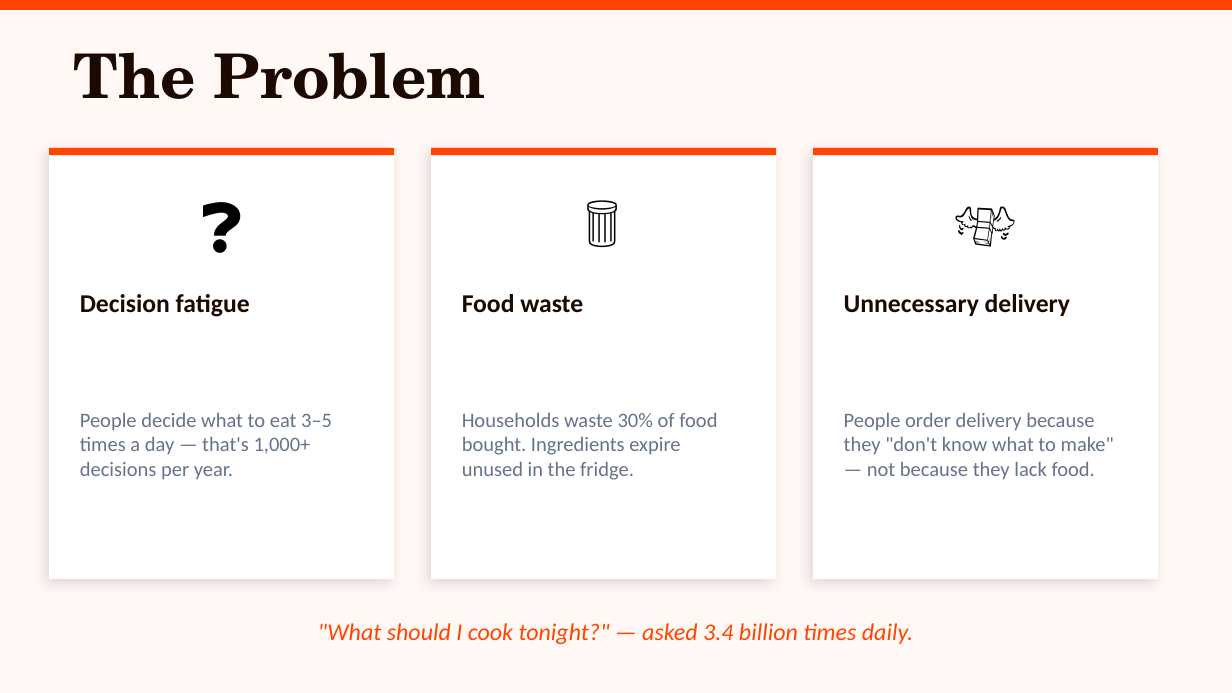
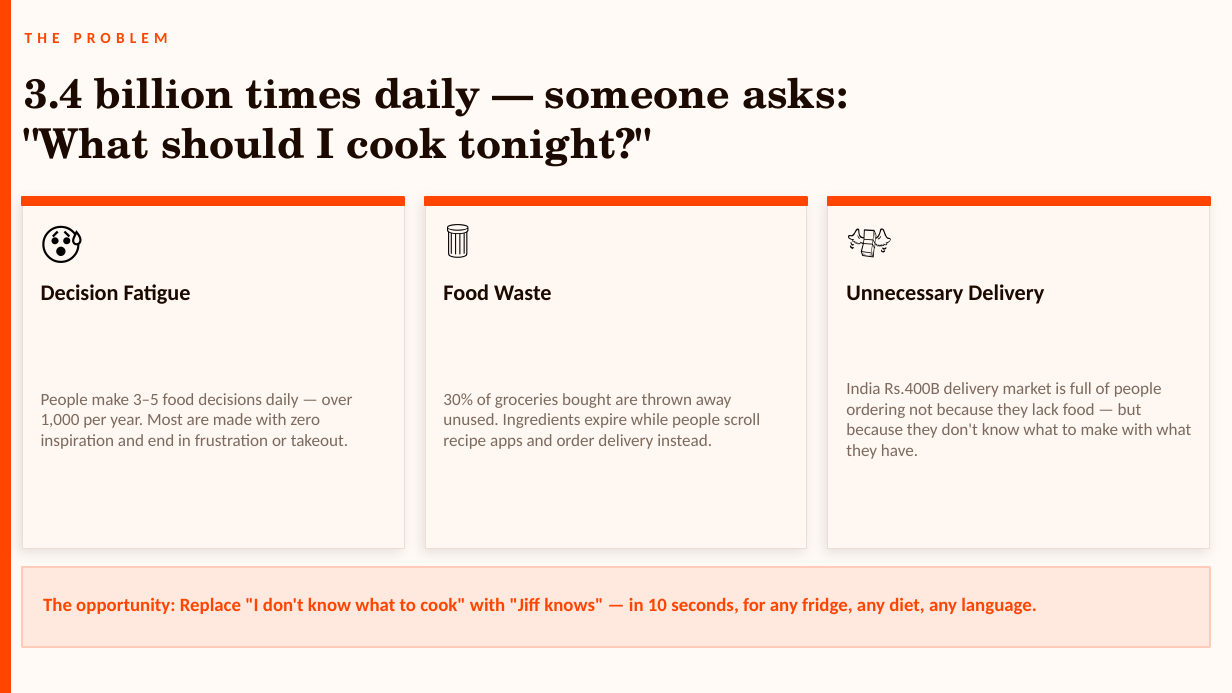
Before and after one commit to sridarant/fridgemind, a slide deck: slide 2 of INVESTOR_DECK.pptx. Drawn at 1232x693 pixels with LibreOffice and Linux fonts; fonts in the diff are those of the drawing. Boxes give left, top, right and bottom in pixels: in the first picture for what was removed or moved away, otherwise in the second. Text is boxed around its words. In the diff, an @@ line names an element or a change of style, - is before the commit and + after.

```diff
--- a/INVESTOR_DECK.pptx
+++ b/INVESTOR_DECK.pptx
@@ background #FFF8F5 to #FFFFFF @@
@@ rectangle: place and size @@
-rectangle at (0, 0, 1232, 10)
+rectangle at (0, 0, 1232, 692)
@@ rectangle at (0, 0, 1232, 692): fill #FF4500 to #FFFAF5; outline none to #FFFAF5 1 pt @@
@@ rectangle added at (0, 0, 10, 692), fill #FF4500, outline #FF4500 1 pt @@
@@ text at (25, 33, 168, 43): text changed; size 36 to 9 pt; font TeX Gyre Schola to Calibri; text colour #1C0A00 to #FF4500 @@
-The Problem
+THE PROBLEM
@@ text added at (25, 77, 847, 167), 24 pt, text #1C0A00, bold @@
+3.4 billion times daily — someone asks:
+"What should I cook tonight?"
@@ text removed at (49, 172, 394, 271) @@
-❓
@@ rectangle: place and size @@
-rectangle at (49, 148, 394, 579)
+rectangle at (22, 197, 404, 548)
@@ rectangle: place and size @@
-rectangle at (49, 148, 394, 155)
+rectangle at (22, 197, 404, 206)
@@ text added at (41, 209, 102, 271), 26 pt, text #000000 @@
+😰
@@ rectangle: place and size @@
-rectangle at (431, 148, 776, 579)
+rectangle at (425, 197, 807, 548)
@@ rectangle: place and size @@
-rectangle at (431, 148, 776, 155)
+rectangle at (425, 197, 807, 206)
@@ text "🗑️" at (444, 209, 505, 271): size 36 to 26 pt; alignment centre to left @@
@@ text "🗑️": place and size @@
-text "🗑️" at (431, 172, 776, 271)
+text "🗑️" at (444, 209, 505, 271)
@@ fill #FFFFFF to #FFF7F2; outline none to #EEDDD5 0.5 pt; shadow changed in 3 elements at (22, 197, 404, 548), (425, 197, 807, 548), (828, 197, 1210, 548) @@
@@ rectangle: place and size @@
-rectangle at (813, 148, 1158, 579)
+rectangle at (828, 197, 1210, 548)
@@ outline none to #FF4500 1 pt in 3 elements at (22, 197, 404, 206), (425, 197, 807, 206), (828, 197, 1210, 206) @@
@@ rectangle: place and size @@
-rectangle at (813, 148, 1158, 155)
+rectangle at (828, 197, 1210, 206)
@@ text "💸": place and size @@
-text "💸" at (813, 172, 1158, 271)
+text "💸" at (846, 209, 908, 271)
@@ text "💸" at (846, 209, 908, 271): size 36 to 26 pt; alignment centre to left @@
@@ text at (41, 284, 191, 304): text changed; size 15 to 13 pt @@
-Decision fatigue
+Decision Fatigue
@@ text at (443, 284, 552, 300): text changed; size 15 to 13 pt @@
-Food waste
+Food Waste
@@ text at (846, 284, 1044, 304): text changed; size 15 to 13 pt @@
-Unnecessary delivery
+Unnecessary Delivery
@@ text at (846, 382, 1191, 459): text changed; size 12 to 10 pt; text colour #64748B to #7C6A5E @@
-People order delivery because they "don't know what to make" — not because they lack food.
+India Rs.400B delivery market is full of people ordering not because they lack food — but because they don't know what to make with what they have.
@@ text at (41, 393, 353, 449): text changed; size 12 to 10 pt; text colour #64748B to #7C6A5E @@
-People decide what to eat 3–5 times a day — that's 1,000+ decisions per year.
+People make 3–5 food decisions daily — over 1,000 per year. Most are made with zero inspiration and end in frustration or takeout.
@@ text at (443, 393, 760, 449): text changed; size 12 to 10 pt; text colour #64748B to #7C6A5E @@
-Households waste 30% of food bought. Ingredients expire unused in the fridge.
+30% of groceries bought are thrown away unused. Ingredients expire while people scroll recipe apps and order delivery instead.
@@ rectangle added at (22, 567, 1210, 647), fill #FFE8DE, outline #FFCAB8 1 pt @@
@@ text added at (43, 597, 1037, 614), 11 pt, text #FF4500, bold @@
+The opportunity: Replace "I don't know what to cook" with "Jiff knows" — in 10 seconds, for any fridge, any diet, any language.
@@ text removed at (318, 623, 913, 644) @@
-"What should I cook tonight?" — asked 3.4 billion times daily.
```
Also in this commit, not shown: 11 other slides changed, 6 other files.
